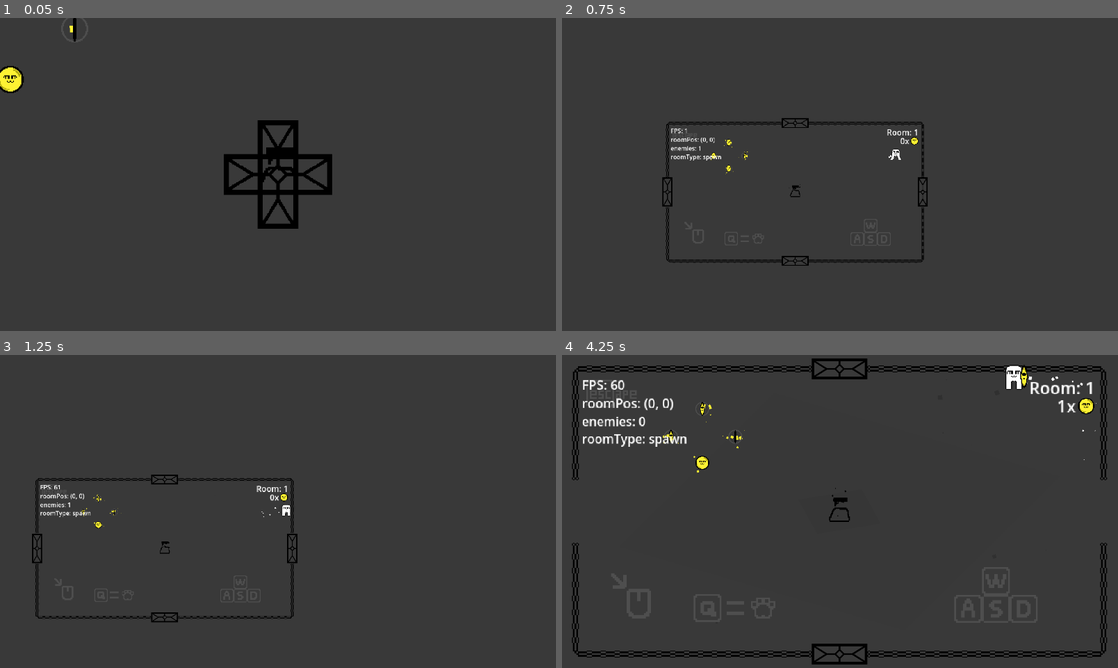
Above: before the commit, frames 1-4 (two rows, left to right).
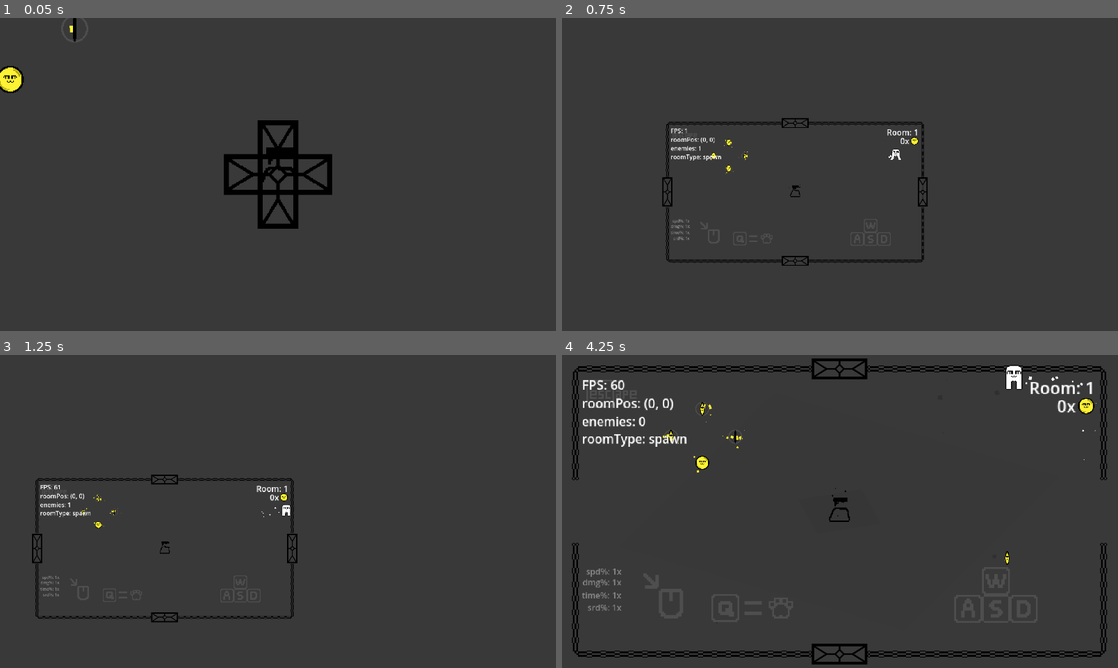
Above: after the commit, the same moments.

Repository: Jurgwem/roguelike
Game: Godot game, scene res://SCENES/game.tscn
Same seed, same stepped clock (60 frames per second), same inputs: the game is played once before the commit and once after it. This scene is started directly instead of the project's main scene.
Inputs (mouse positions are in pixels of both pictures, inside the frame that each line leads up to):
- Up to frame 1 (0.05 s): no input
- Up to frame 2 (0.75 s): move the mouse to (962, 158) at 0.52 s; press the mouse at (962, 158) at 0.53 s; hold D (right) from 0.53 s (still down); tap Alt (dev) at 0.6 s
- Up to frame 3 (1.25 s): keep holding D (right)
- Up to frame 4 (4.25 s): move the mouse to (728, 527) at 1.27 s; release D (right) at 1.28 s; release the mouse at (728, 527) at 1.28 s; hold S (down) 1.28-2.03 s; click (728, 527) at 1.35 s; tap Alt (dev) at 1.55, 2.1, 3.05 s; move the mouse to (895, 442) at 2.02 s; press the mouse at (895, 442) at 2.03 s; hold D (right) 2.03-2.78 s; move the mouse to (812, 574) at 2.77 s; release the mouse at (812, 574) at 2.78 s; hold W (up) 2.78-3.53 s; click (812, 574) at 2.85 s; move the mouse to (1006, 558) at 3.52 s; press the mouse at (1006, 558) at 3.53 s; hold A (left) from 3.53 s (still down); tap Q (unequip) at 3.6 s; tap C (debugCoin) at 4.15 s

Frame 1 is identical in both runs. In frame 2, less than 0.1% of the frame differs, in the area x 19-23%, y 64-71%; in frame 3, less than 0.1%; in frame 4, 0.4%, in the area x 3-91%, y 3-82%.

Commit message:
added upgrades + fixed various little things

Diff:
--- a/ENEMIES/bat.gd
+++ b/ENEMIES/bat.gd
@@ -32,8 +32,8 @@
 	if hasSpawned and playedScale:
 		velocity *= DAMPING;
 		if (health >= 1):
-			var distance_vector : Vector2 = player.global_position - global_position;
 			if (velocity.x < MAX_SPEED and velocity.y < MAX_SPEED) and (velocity.x > (MAX_SPEED * -1) and velocity.y > (MAX_SPEED * -1)):
+				var distance_vector : Vector2 = player.global_position - global_position;
 				velocity = distance_vector.normalized() * (SPEED * 100) * delta;
 			$AnimatedSprite2D.global_rotation = 0;
 		else:
--- a/INST/room.tscn
+++ b/INST/room.tscn
@@ -1,8 +1,9 @@
-[gd_scene load_steps=8 format=3 uid="uid://bie37p0rv74i7"]
+[gd_scene load_steps=9 format=3 uid="uid://bie37p0rv74i7"]
 
 [ext_resource type="Script" path="res://SCRIPTS/room.gd" id="1_pgnb6"]
 [ext_resource type="Texture2D" uid="uid://bjm2bnl0smdrd" path="res://SPRITES/room_template.png" id="2_7nudl"]
 [ext_resource type="Script" path="res://SCRIPTS/gen_room.gd" id="3_n48xt"]
+[ext_resource type="PackedScene" uid="uid://0yt3db2j1c4s" path="res://INST/rock.tscn" id="4_t1by3"]
 
 [sub_resource type="SegmentShape2D" id="SegmentShape2D_ismcg"]
 a = Vector2(-615, -68)
@@ -84,7 +85,11 @@
 position = Vector2(-50, 341)
 target_position = Vector2(-107, 99)
 
+[node name="rock" parent="Room_Iterate" instance=ExtResource("4_t1by3")]
+
 [connection signal="body_entered" from="Room_Iterate/Left_Gen" to="Room_Iterate/Left_Gen" method="_on_body_entered"]
 [connection signal="body_entered" from="Room_Iterate/Right_Gen" to="Room_Iterate/Right_Gen" method="_on_body_entered"]
 [connection signal="body_entered" from="Room_Iterate/up_Gen" to="Room_Iterate/up_Gen" method="_on_body_entered"]
 [connection signal="body_entered" from="Room_Iterate/down_Gen" to="Room_Iterate/down_Gen" method="_on_body_entered"]
+
+[editable path="Room_Iterate/rock"]
--- /dev/null
+++ b/LOOT/upgrade.gd
@@ -0,0 +1,53 @@
+extends Node2D
+
+@onready var player : Node2D = get_node("/root/game/player");
+@onready var gm : Node2D = get_node("/root/game/gameManager");
+
+var chance : float = randf();
+var type : int = 0;
+var collected : bool = false;
+var scaleStep : float = 0.01;
+
+# Called when the node enters the scene tree for the first time.
+func _ready() -> void:
+	if chance > 0.75:
+		type = 0;
+		$Area2D/AnimatedSprite2D.frame = 0;
+		#Damage
+	elif chance > 0.5:
+		type = 1;
+		$Area2D/AnimatedSprite2D.frame = 1;
+		#Speed
+	elif chance > 0.25:
+		type = 2;
+		$Area2D/AnimatedSprite2D.frame = 2;
+		#Time
+	else:
+		type = 3;
+		$Area2D/AnimatedSprite2D.frame = 3;
+		#Spread
+	pass # Replace with function body.
+
+# Called every frame. 'delta' is the elapsed time since the previous frame.
+func _physics_process(delta: float) -> void:
+	if collected:
+		position = player.position + Vector2(0, -32);
+		$parts.emitting = false;
+		scale -= Vector2(scaleStep, scaleStep);
+		if scale <= Vector2(0, 0):
+			queue_free()
+	pass
+
+func _on_area_2d_body_entered(body: Node2D) -> void:
+	if body.name == "player" and !collected:
+		print("collected upgrade")
+		if type == 0:
+			player.damageMod *= 1.1;
+		elif type == 1:
+			player.speedMod *= 1.1;
+		elif type == 2:
+			player.timeMod *= 0.9;
+		elif type == 3:
+			player.spreadMod *= 0.8;
+		collected = true;
+	pass # Replace with function body.
--- /dev/null
+++ b/LOOT/upgrade.tscn
@@ -0,0 +1,86 @@
+[gd_scene load_steps=12 format=3 uid="uid://c6dpvpb85xmbp"]
+
+[ext_resource type="Script" path="res://LOOT/upgrade.gd" id="1_kncfc"]
+[ext_resource type="Texture2D" uid="uid://ga750xk86b5j" path="res://LOOT/items.png" id="1_m6w0j"]
+
+[sub_resource type="AtlasTexture" id="AtlasTexture_2y4ut"]
+atlas = ExtResource("1_m6w0j")
+region = Rect2(0, 16, 16, 16)
+
+[sub_resource type="AtlasTexture" id="AtlasTexture_ykv83"]
+atlas = ExtResource("1_m6w0j")
+region = Rect2(16, 16, 16, 16)
+
+[sub_resource type="AtlasTexture" id="AtlasTexture_vo0fx"]
+atlas = ExtResource("1_m6w0j")
+region = Rect2(32, 16, 16, 16)
+
+[sub_resource type="AtlasTexture" id="AtlasTexture_st352"]
+atlas = ExtResource("1_m6w0j")
+region = Rect2(48, 16, 16, 16)
+
+[sub_resource type="SpriteFrames" id="SpriteFrames_slqr2"]
+animations = [{
+"frames": [{
+"duration": 1.0,
+"texture": SubResource("AtlasTexture_2y4ut")
+}, {
+"duration": 1.0,
+"texture": SubResource("AtlasTexture_ykv83")
+}, {
+"duration": 1.0,
+"texture": SubResource("AtlasTexture_vo0fx")
+}, {
+"duration": 1.0,
+"texture": SubResource("AtlasTexture_st352")
+}],
+"loop": true,
+"name": &"default",
+"speed": 5.0
+}]
+
+[sub_resource type="CircleShape2D" id="CircleShape2D_mi7hq"]
+radius = 22.0227
+
+[sub_resource type="Curve" id="Curve_lhs76"]
+_data = [Vector2(0, 1), 0.0, 0.0, 0, 0, Vector2(0.493333, 1), 0.0, 0.0, 0, 0, Vector2(1, 0), 0.0, 0.0, 0, 0]
+point_count = 3
+
+[sub_resource type="CurveTexture" id="CurveTexture_orpko"]
+curve = SubResource("Curve_lhs76")
+
+[sub_resource type="ParticleProcessMaterial" id="ParticleProcessMaterial_rwj04"]
+particle_flag_disable_z = true
+angle_min = -180.0
+angle_max = 180.0
+spread = 180.0
+initial_velocity_min = 32.0
+initial_velocity_max = 64.0
+angular_velocity_min = -180.0
+angular_velocity_max = 180.0
+gravity = Vector3(0, 0, 0)
+scale_min = 2.0
+scale_max = 8.0
+scale_curve = SubResource("CurveTexture_orpko")
+color = Color(0.441387, 0.843462, 0.265607, 1)
+
+[node name="upgrade" type="Node2D"]
+script = ExtResource("1_kncfc")
+
+[node name="Area2D" type="Area2D" parent="."]
+
+[node name="AnimatedSprite2D" type="AnimatedSprite2D" parent="Area2D"]
+z_index = 1
+scale = Vector2(3, 3)
+sprite_frames = SubResource("SpriteFrames_slqr2")
+frame = 2
+frame_progress = 0.767213
+
+[node name="CollisionShape2D" type="CollisionShape2D" parent="Area2D"]
+position = Vector2(2, -2)
+shape = SubResource("CircleShape2D_mi7hq")
+
+[node name="parts" type="GPUParticles2D" parent="."]
+process_material = SubResource("ParticleProcessMaterial_rwj04")
+
+[connection signal="body_entered" from="Area2D" to="." method="_on_area_2d_body_entered"]
--- a/PROJECTILES/default_bullet.tscn
+++ b/PROJECTILES/default_bullet.tscn
@@ -31,6 +31,29 @@
 [sub_resource type="CircleShape2D" id="CircleShape2D_pumwe"]
 radius = 3.0
 
+[sub_resource type="Curve" id="Curve_7ke3w"]
+_data = [Vector2(0, 1), 0.0, 0.0, 0, 0, Vector2(1, 0), 0.0, 0.0, 0, 0]
+point_count = 2
+
+[sub_resource type="CurveTexture" id="CurveTexture_00rh1"]
+curve = SubResource("Curve_7ke3w")
+
+[sub_resource type="ParticleProcessMaterial" id="ParticleProcessMaterial_qfooi"]
+particle_flag_disable_z = true
+angle_min = -180.0
+angle_max = 180.0
+direction = Vector3(-1, 0, 0)
+initial_velocity_min = 32.0
+initial_velocity_max = 64.0
+angular_velocity_min = -180.0
+angular_velocity_max = 180.0
+gravity = Vector3(0, 0, 0)
+damping_min = 32.0
+damping_max = 64.0
+scale_max = 4.0
+scale_curve = SubResource("CurveTexture_00rh1")
+color = Color(0.966667, 1, 0, 1)
+
 [node name="defaultBullet" type="Node2D" groups=["playerBullet"]]
 position = Vector2(198, -96)
 script = ExtResource("1_2ahdp")
@@ -57,4 +80,13 @@
 [node name="hithitbox" type="CollisionShape2D" parent="Area2D"]
 shape = SubResource("CircleShape2D_pumwe")
 
+[node name="hit" type="GPUParticles2D" parent="."]
+z_index = -3
+emitting = false
+amount = 16
+process_material = SubResource("ParticleProcessMaterial_qfooi")
+one_shot = true
+preprocess = 0.1
+explosiveness = 0.75
+
 [connection signal="body_entered" from="Area2D" to="." method="_on_area_2d_body_entered"]
--- a/SCENES/game.tscn
+++ b/SCENES/game.tscn
@@ -483,12 +483,12 @@
 texture = ExtResource("6_kchic")
 
 [node name="Q" type="Sprite2D" parent="spawnRoom/tutorial"]
-position = Vector2(-240, 222)
+position = Vector2(-199, 222)
 scale = Vector2(4, 4)
 texture = ExtResource("7_5exos")
 
 [node name="Mouse" type="Sprite2D" parent="spawnRoom/tutorial"]
-position = Vector2(-462, 190)
+position = Vector2(-388, 190)
 scale = Vector2(4, 4)
 texture = ExtResource("7_065qo")
 
@@ -526,22 +526,6 @@
 scale = Vector2(0.487807, 0.487807)
 sprite_frames = SubResource("SpriteFrames_c065b")
 
-[node name="FPS" type="Label" parent="gameManager/UI"]
-offset_left = -593.0
-offset_top = -313.0
-offset_right = -553.0
-offset_bottom = -290.0
-scale = Vector2(1.84, 1.81854)
-text = "FPS: "
-
-[node name="roomPos" type="Label" parent="gameManager/UI"]
-offset_left = -593.0
-offset_top = -271.0
-offset_right = -553.0
-offset_bottom = -248.0
-scale = Vector2(1.84, 1.84)
-text = "roomPos: "
-
 [node name="weaponName" type="Label" parent="gameManager/UI"]
 offset_left = -593.0
 offset_top = 239.0
@@ -558,7 +542,56 @@
 scale = Vector2(1.84, 1.84)
 text = "ammo"
 
-[node name="enemyCount" type="Label" parent="gameManager/UI"]
+[node name="mod" type="Node2D" parent="gameManager/UI"]
+scale = Vector2(0.679999, 0.679999)
+
+[node name="speedMod" type="Label" parent="gameManager/UI/mod"]
+modulate = Color(1, 1, 1, 0.392157)
+offset_left = -858.06
+offset_top = 180.883
+offset_right = -720.06
+offset_bottom = 203.883
+scale = Vector2(1.76421, 1.79732)
+text = "spd%: "
+
+[node name="damageMod" type="Label" parent="gameManager/UI/mod"]
+modulate = Color(1, 1, 1, 0.392157)
+offset_left = -870.06
+offset_top = 217.882
+offset_right = -732.06
+offset_bottom = 240.882
+scale = Vector2(1.76421, 1.79732)
+text = "dmg%: "
+
+[node name="timeMod" type="Label" parent="gameManager/UI/mod"]
+modulate = Color(1, 1, 1, 0.392157)
+offset_left = -872.06
+offset_top = 261.883
+offset_right = -734.06
+offset_bottom = 284.883
+scale = Vector2(1.76421, 1.79732)
+text = "time%: "
+
+[node name="spreadMod" type="Label" parent="gameManager/UI/mod"]
+modulate = Color(1, 1, 1, 0.392157)
+offset_left = -853.06
+offset_top = 302.883
+offset_right = -715.06
+offset_bottom = 325.883
+scale = Vector2(1.76421, 1.79732)
+text = "srd%: "
+
+[node name="dev" type="Node2D" parent="gameManager/UI"]
+
+[node name="roomType" type="Label" parent="gameManager/UI/dev"]
+offset_left = -593.0
+offset_top = -189.0
+offset_right = -455.0
+offset_bottom = -166.0
+scale = Vector2(1.76421, 1.79732)
+text = "roomType: spawn"
+
+[node name="enemyCount" type="Label" parent="gameManager/UI/dev"]
 offset_left = -593.0
 offset_top = -229.0
 offset_right = -519.0
@@ -566,13 +599,21 @@
 scale = Vector2(1.76421, 1.79732)
 text = "enemies: "
 
-[node name="roomType" type="Label" parent="gameManager/UI"]
+[node name="roomPos" type="Label" parent="gameManager/UI/dev"]
 offset_left = -593.0
-offset_top = -189.0
-offset_right = -519.0
-offset_bottom = -166.0
-scale = Vector2(1.76421, 1.79732)
-text = "roomType: spawn"
+offset_top = -271.0
+offset_right = -515.0
+offset_bottom = -248.0
+scale = Vector2(1.84, 1.84)
+text = "roomPos: "
+
+[node name="FPS" type="Label" parent="gameManager/UI/dev"]
+offset_left = -593.0
+offset_top = -313.0
+offset_right = -553.0
+offset_bottom = -290.0
+scale = Vector2(1.84, 1.81854)
+text = "FPS: "
 
 [node name="WorldEnvironment" type="WorldEnvironment" parent="."]
 environment = SubResource("Environment_noa8x")
@@ -584,7 +625,7 @@
 [node name="spawnCenter" type="Node2D" parent="."]
 
 [node name="spawnPoint" type="Node2D" parent="spawnCenter"]
-position = Vector2(-108, 0)
+position = Vector2(-71, 0)
 
 [node name="Area2D" type="Area2D" parent="spawnCenter/spawnPoint"]
 
--- a/SCRIPTS/coin.gd
+++ b/SCRIPTS/coin.gd
@@ -1,15 +1,18 @@
 extends Area2D
 
+@onready var player : Node2D = get_node("/root/game/player");
 @onready var gm : Node2D = get_node("/root/game/gameManager");
+
 var collected : bool = false;
 var scaleStep : float = 0.03;
 var spawnLocation : Vector2 = Vector2(0, 0);
 
 # Called when the node enters the scene tree for the first time.
 func _ready() -> void:
-	if get_parent().get_parent().name != "spawnCoins":
-		spawnLocation = get_parent().get_parent().position;
-		print("coin spawn: ", spawnLocation)
+	spawnLocation = global_position;
+	#if get_parent().get_parent().name != "spawnCoins":
+	#	spawnLocation = get_parent().get_parent().position;
+	#	print("coin spawn: ", spawnLocation)
 	var rng : RandomNumberGenerator = RandomNumberGenerator.new()
 	rng.randomize()
 	var num : int = rng.randi_range(0, 5)
@@ -20,9 +23,10 @@
 
 # Called every frame. 'delta' is the elapsed time since the previous frame.
 func _physics_process(_delta: float) -> void:
-	if get_parent().get_parent().name != "spawnCoins":
-		global_position = spawnLocation;
+	#if get_parent().get_parent().name != "spawnCoins":
+	#	global_position = spawnLocation;
 	if collected:
+		global_position = player.position + Vector2(0, -32);
 		$"../parts".emitting = false;
 		scale -= Vector2(scaleStep, scaleStep);
 		if scale <= Vector2(0, 0):
--- a/SCRIPTS/default_bullet.gd
+++ b/SCRIPTS/default_bullet.gd
@@ -1,8 +1,11 @@
 extends Node2D
+
+@onready var player : Node2D = get_node("/root/game/player");
 
 var damage : int = 10;
 var speed : int = 16;
 var inaccuracy : float = 4; #overall degrees, aka spread
+var hit : bool = false;
 
 var lifetime : int = 0;
 var maxLifetime : int = 250;
@@ -18,25 +21,36 @@
 		var player : Node2D = get_node("/root/game/player");
 		position = player.position;
 	look_at(get_global_mouse_position())
-	rotation -= deg_to_rad((randf()*inaccuracy) - (inaccuracy / 2))
+	rotation -= deg_to_rad(((randf() * inaccuracy) - (inaccuracy / 2)) * player.spreadMod);
 	pass # Replace with function body.
 
 
 # Called every frame. 'delta' is the elapsed time since the previous frame.
 func _physics_process(_delta: float) -> void:
-	position += Vector2(speed, 0).rotated(rotation)
-	lifetime += 1;
+	if !hit:
+		position += Vector2(speed * player.speedMod, 0).rotated(rotation)
+		lifetime += 1;
 	if lifetime >= maxLifetime:
 		queue_free();
 	pass
 
-
-
 func _on_area_2d_body_entered(body: Node2D) -> void:
-	if body.is_in_group("enemy"):
-		body.health -= damage;
+	if body.is_in_group("enemy") and !hit:
+		body.health -= damage * player.damageMod;
+		hit = true;
+		$hit.emitting = true;
+		$Area2D.queue_free();
+		$trail.queue_free();
+		$Sprite2D.visible = false;
+		await get_tree().create_timer(1).timeout;
 		#print(body.name, " Hit!", " health: ", body.health);
 		queue_free();
-	if body.name != "player":
+	if !hit and body.name != "player":
+		hit = true;
+		$hit.emitting = true;
+		$Area2D.queue_free();
+		$trail.queue_free();
+		$Sprite2D.visible = false;
+		await get_tree().create_timer(1).timeout;
 		queue_free();
 	pass # Replace with function body.
--- a/SCRIPTS/game_manager.gd
+++ b/SCRIPTS/game_manager.gd
@@ -3,6 +3,8 @@
 @onready var player : Node2D = get_node("/root/game/player");
 
 signal finishedTransitionFade;
+
+var timer : float = 0.0;
 
 var roomType : String = "spawn";
 var roomPos : Vector2 = Vector2(0, 0);
@@ -52,7 +54,12 @@
 			print("finished fade in!");
 			playedFadeIn = false;
 	$UI.position = roomPos;
+
 	$UI/RoomCounter.text = str("Room: ", roomCount);
+	$UI/mod/speedMod.text = str("spd%: ", player.speedMod, "x");
+	$UI/mod/damageMod.text = str("dmg%: ", player.damageMod, "x");
+	$UI/mod/timeMod.text = str("time%: ", player.timeMod, "x");
+	$UI/mod/spreadMod.text = str("srd%: ", player.spreadMod, "x");
 	$UI/Coins.text = str(coins, "x");
 	$UI/weaponName.text = str(weapon);
 	if player.isReloading:
@@ -63,13 +70,13 @@
 		$UI/ammo.text = str("(", currentAmmo, "/", maxAmmo, ")");
 
 	if isDev:
-		$UI/FPS.text = str("FPS: ", Engine.get_frames_per_second());
-		$UI/roomPos.text = str("roomPos: ", roomPos);
-		$UI/enemyCount.text = str("enemies: ", enemyCount);
-		$UI/roomType.text = str("roomType: ", roomType);
+		$UI/dev/FPS.text = str("FPS: ", Engine.get_frames_per_second());
+		$UI/dev/roomPos.text = str("roomPos: ", roomPos);
+		$UI/dev/enemyCount.text = str("enemies: ", enemyCount);
+		$UI/dev/roomType.text = str("roomType: ", roomType);
 	else:
-		$UI/FPS.visible = false;
-		$UI/roomPos.visible = false;
-		$UI/enemyCount.visible = false;
-		$UI/roomType.visible = false;
+		$UI/dev/FPS.visible = false;
+		$UI/dev/roomPos.visible = false;
+		$UI/dev/enemyCount.visible = false;
+		$UI/dev/roomType.visible = false;
 	pass
--- a/SCRIPTS/gun.gd
+++ b/SCRIPTS/gun.gd
@@ -73,7 +73,7 @@
 		if (gm.currentAmmo <= 0 or Input.is_action_just_pressed("reload")) and !player.isReloading:
 			player.isReloading = true;
 			print("no ammo, reloading...");
-			await get_tree().create_timer(reloadTime).timeout;
+			await get_tree().create_timer(reloadTime * player.timeMod).timeout;
 			player.isReloading = false;
 			gm.currentAmmo = ammo;
 			print("reloaded!");
@@ -86,7 +86,7 @@
 			$shell.restart();
 			$shootPart.emitting = true;
 			gm.currentAmmo -= 1;
-			await get_tree().create_timer(shootBuffer).timeout
+			await get_tree().create_timer(shootBuffer * player.timeMod).timeout
 			player.isOnCooldown = false;
 
 	pass
--- a/SCRIPTS/player.gd
+++ b/SCRIPTS/player.gd
@@ -17,6 +17,11 @@
 var isReloading : bool = false;
 var isOnCooldown : bool = false;
 var shooting : bool = false;
+
+var speedMod : float = 1;
+var damageMod : float = 1;
+var timeMod : float = 1;
+var spreadMod : float = 1;
 
 func _ready() -> void:
 	$AnimatedSprite2D.animation = "wakeUp"
@@ -38,31 +43,37 @@
 
 		if Input.is_action_just_pressed("debugCoin") and gm.isDev:
 			var coin : Node2D = load("res://INST/coin.tscn").instantiate();
-			add_child(coin);
+			coin.position = get_global_mouse_position();
+			$"..".add_child(coin);
+
+		if Input.is_action_just_pressed("debugUpgrade") and gm.isDev:
+			var upgrade : Node2D = load("res://LOOT/upgrade.tscn").instantiate();
+			upgrade.position = get_global_mouse_position();
+			$"..".add_child(upgrade);
 
 		#NORMAL GAME INPUTS
 
-		if Input.is_action_pressed("right") and (xvel <= maxSpeed):
+		if Input.is_action_pressed("right") and (xvel <= maxSpeed * speedMod):
 			animated_sprite_2d.play("walk");
 			$walkPart.emitting = true;
 			lastDir = "right";
-			xvel += accel;
+			xvel += accel * speedMod;
 
-		if Input.is_action_pressed("left") and (xvel >= (maxSpeed * -1)):
+		if Input.is_action_pressed("left") and (xvel >= (maxSpeed * -1 * speedMod)):
 			animated_sprite_2d.play("walk");
 			$walkPart.emitting = true;
 			lastDir = "left";
-			xvel -= accel;
+			xvel -= accel * speedMod;
 
-		if Input.is_action_pressed("down") and (yvel <= maxSpeed):
+		if Input.is_action_pressed("down") and (yvel <= maxSpeed * speedMod):
 			animated_sprite_2d.play("walk");
 			$walkPart.emitting = true;
-			yvel += accel;
+			yvel += accel * speedMod;
 
-		if Input.is_action_pressed("up") and (yvel >= (maxSpeed * -1)):
+		if Input.is_action_pressed("up") and (yvel >= (maxSpeed * -1 * speedMod)):
 			animated_sprite_2d.play("walk");
 			$walkPart.emitting = true;
-			yvel -= accel;
+			yvel -= accel * speedMod;
 
 		if Input.is_action_pressed("shoot") and gm.currentAmmo >= 1 and !isOnCooldown and !isReloading and !shooting and gm.weapon != "none":
 			shoot.emit();
--- a/SCRIPTS/room.gd
+++ b/SCRIPTS/room.gd
@@ -2,22 +2,33 @@
 @onready var gm : Node2D = get_node("/root/game/gameManager");
 @onready var spawnpoint : Node2D = get_node("/root/game/spawnCenter/spawnPoint");
 
-var batRess : Resource= load("res://ENEMIES/bat.tscn");
+#ENEMIES
+var batRess : Resource = load("res://ENEMIES/bat.tscn");
+
+#LOOT
+var coinRess : Resource = load("res://INST/coin.tscn");
+var upgradeRess : Resource = load("res://LOOT/upgrade.tscn");
+
 var chance : float = randf();
+var spawnedLoot : bool = false;
+var lootChance : float = randf();
+var init : bool = false;
 
 var x : int = 0;
 var y : int = 0;
 
 func _ready() -> void:
-	print("roomType odds: ", chance);
+	#print("roomType odds: ", chance);
 	if gm.roomCount % 10 == 0:
 		gm.roomType = "boss";
 	elif chance > 0.9:
 		gm.roomType = "gamble";
-	elif chance > 0.75:
+		$rock.queue_free();
+	elif chance > 0.70:
 		gm.roomType = "loot";
 	else:
 		gm.roomType = "enemy";
+
 	gm.hasDoor = false;
 	gm.randomDoor = 0;
 	if gm.nextRoom == "left" or gm.nextRoom == "right":
@@ -33,15 +44,47 @@
 		else:
 			y = gm.roomPos.y - gm.vert;
 	position = Vector2(x, y);
+	init = true;
 	if gm.roomType == "enemy":
 		await get_tree().create_timer(randf() * 0.5).timeout;
 		print("-=-=- ENEMY COUNTS -=-=-")
 		print("BAT: ", floor(gm.roomCount * 0.8), ", ACTUAL: ", gm.roomCount * 0.8);
 		print("-=-=- ENEMY COUNTS -=-=-")
-		for i in floor(gm.roomCount * 0.8):
+		for i in floor(gm.roomCount * 0.6):
 			var bat : Node2D= batRess.instantiate();
 			add_child(bat);
 	await get_tree().create_timer(3).timeout;
 	gm.enemyCount -= 1;
 	#$CollisionPolygon2D.disabled = false;
-# Called when the node enters the scene tree for the first time
+
+func _process(delta: float) -> void:
+	if init:
+		#NORMAL FIGHT ROOM
+		if !spawnedLoot and gm.enemyCount == 0 and gm.roomType == "enemy":
+			if lootChance > 0.66:
+				spawnedLoot = true;
+				var coin : Node2D = coinRess.instantiate();
+				coin.position = gm.roomPos + Vector2(0, -32);
+				$"..".add_child(coin);
+				print("spawned coin!")
+			else:
+				spawnedLoot = true;
+				var upgrade : Node2D = upgradeRess.instantiate();
+				upgrade.position = gm.roomPos + Vector2(0, -32);
+				$"..".add_child(upgrade);
+				print("spawned upgrade!")
+		#LOOT ROOM
+		if gm.roomType == "loot" and !spawnedLoot:
+			if lootChance > 0.66:
+				spawnedLoot = true;
+				var coin : Node2D = coinRess.instantiate();
+				coin.position = gm.roomPos + Vector2(0, -32);
+				$"..".add_child(coin);
+				print("spawned coin!")
+			else:
+				spawnedLoot = true;
+				var upgrade : Node2D = upgradeRess.instantiate();
+				upgrade.position = gm.roomPos + Vector2(0, -32);
+				$"..".add_child(upgrade);
+				print("spawned upgrade!")
+	pass
--- a/project.godot
+++ b/project.godot
@@ -88,6 +88,11 @@
 "events": [Object(InputEventKey,"resource_local_to_scene":false,"resource_name":"","device":-1,"window_id":0,"alt_press …(195 unchanged characters)…
 ]
 }
+debugUpgrade={
+"deadzone": 0.5,
+"events": [Object(InputEventKey,"resource_local_to_scene":false,"resource_name":"","device":-1,"window_id":0,"alt_pressed":false,"shift_pressed":false,"ctrl_pressed":false,"meta_pressed":false,"pressed":false,"keycode":0,"physical_keycode":85,"key_label":0,"unicode":117,"location":0,"echo":false,"script":null)
+]
+}
 
 [rendering]
 
Not shown: 2 places in INST/coin.tscn that only renumber resources
Binary file added: LOOT/items.png
Not shown, added: LOOT/items.png.import
Not shown: 1 places in PROJECTILES/default_bullet.tscn that only renumber resources
